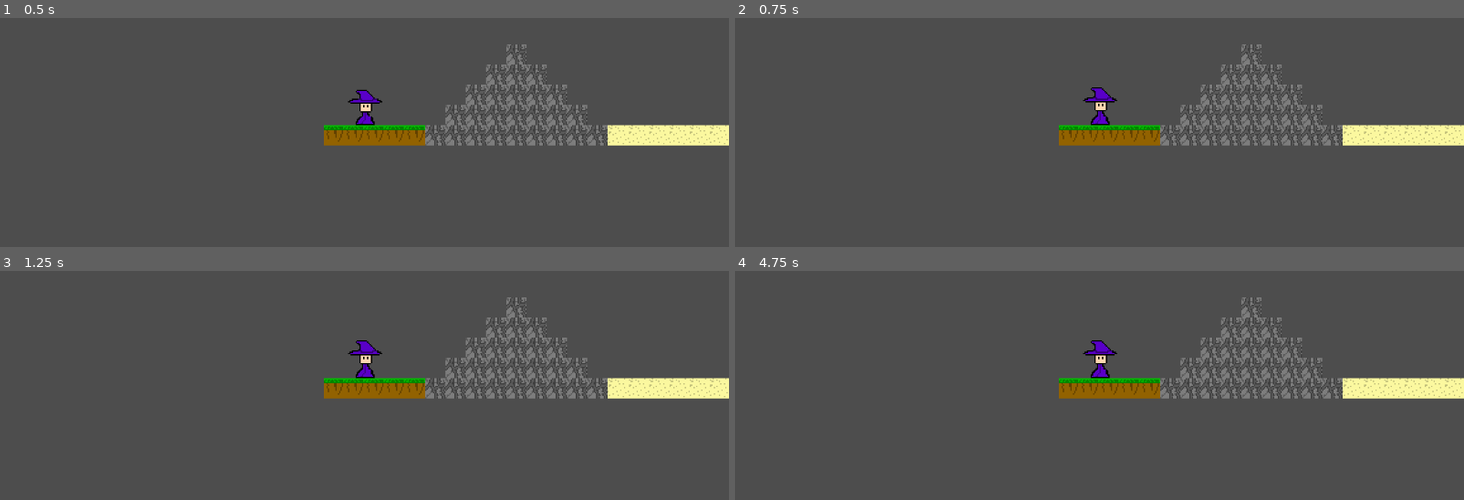
Above: before the commit, frames 1-4 (two rows, left to right).
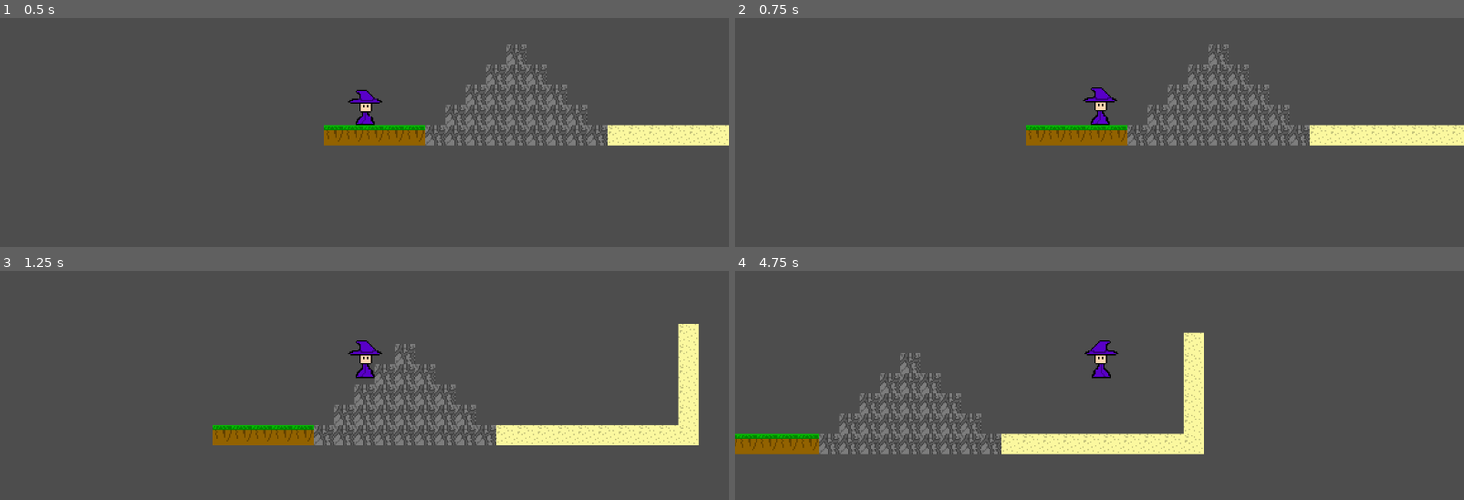
Above: after the commit, the same moments.

Repository: AbyssTrash/Shadow-Wizard-Money-Gang
Game: Godot game, scene res://Scenes/game.tscn
Two runs of this game, one before a commit and one after it. Both use one fixed random seed, a clock stepped at 60 frames per second and the inputs below.
Inputs:
- Up to frame 1 (0.5 s): no input
- Up to frame 2 (0.75 s): hold D (Move_Right) from 0.53 s (still down); tap F (fire) at 0.6 s
- Up to frame 3 (1.25 s): keep holding D (Move_Right); tap Space (Jump) at 0.77 s
- Up to frame 4 (4.75 s): tap Ctrl (Listen) at 1.35 s; tap Space (Jump) at 1.52, 3.02, 3.77, 4.52 s; tap F (fire) at 1.55, 2.1, 2.85, 3.8, 4.35 s; release D (Move_Right) at 2.03 s; hold A (Move_Left) 2.03-2.78 s; hold D (Move_Right) 2.78-4.28 s; hold Ctrl (Listen) 3.53-4.28 s; hold A (Move_Left) from 4.28 s (still down)

Frame 1 is identical in both runs. In frame 2, 4.7% of the frame differs, in the area x 39-100%, y 11-56%; in frame 3, 11%; in frame 4, 12%, in the area x 0-100%, y 11-81%.
Error before the commit: Parse Error: Invalid operands "Node" and "Vector2" for "*" operator. (res://Scripts/Player.gd:85)
Error after the commit: Invalid assignment of property or key 'velocity' with value of type 'Vector2' on a base object of type 'Node2D'. (res://Scripts/Player.gd:86)

Commit message:
chore: Remove unused fireball_scene variable and update fireball velocity

Diff:
--- a/Scenes/Player.tscn
+++ b/Scenes/Player.tscn
@@ -51,7 +51,6 @@
 
 [node name="Player" type="CharacterBody2D"]
 script = ExtResource("1_iovua")
-fireball_scene = null
 
 [node name="AnimatedSprite2D" type="AnimatedSprite2D" parent="."]
 sprite_frames = SubResource("SpriteFrames_5rwkn")
--- a/Scenes/fireball.tscn
+++ b/Scenes/fireball.tscn
@@ -22,7 +22,7 @@
 }],
 "loop": true,
 "name": &"shoot",
-"speed": 5.0
+"speed": 10.0
 }]
 
 [sub_resource type="CircleShape2D" id="CircleShape2D_e6tai"]
@@ -33,6 +33,7 @@
 [node name="AnimatedSprite2D" type="AnimatedSprite2D" parent="."]
 sprite_frames = SubResource("SpriteFrames_uoidk")
 animation = &"shoot"
+frame_progress = 0.551741
 
 [node name="CollisionShape2D" type="CollisionShape2D" parent="AnimatedSprite2D"]
 position = Vector2(4, 0)
--- a/Scenes/game.tscn
+++ b/Scenes/game.tscn
@@ -30,7 +30,6 @@
 
 [node name="Player" parent="." instance=ExtResource("2_hxwj2")]
 position = Vector2(1, -16)
-fireball_scene = null
 
 [node name="Camera2D" type="Camera2D" parent="Player"]
 position = Vector2(-1, 16)
--- a/Scripts/Player.gd
+++ b/Scripts/Player.gd
@@ -68,9 +68,9 @@
 		print(keystrokes)
 		cast_spell()
 func cast_spell():
-	if keystrokes.size() > 0 and keystrokes.size() < 6:
+	if keystrokes.size() > 0 and keystrokes.size() <= 6:
 		print("Casting spell with keystrokes: ", keystrokes)
-		keystrokes.clear()
+		#keystrokes.clear()
 	if keystrokes[0] == "Up" and keystrokes[1] == "Up":
 		print("Casting Fireball!")
 		shoot_fireball()
@@ -82,8 +82,8 @@
 func shoot_fireball():
 		var fireball = fireball_scene.instantiate()
 		fireball.position = position
-		fireball.direction = $AnimatedSprite2D * Vector2.RIGHT  # Assuming the player faces right with positive scale
-		fireball.speed = Vector2(500, 0) # Set the initial velocity of the fireball
+		#fireball.direction = $AnimatedSprite2D * Vector2.RIGHT  # Assuming the player faces right with positive scale
+		fireball.velocity = Vector2(500, 0) # Set the initial velocity of the fireball
 		get_parent().add_child(fireball)
 		print("Fireball shot!")
 #TODO Add the fireball to the scene
--- a/Scripts/fireball.gd
+++ b/Scripts/fireball.gd
@@ -6,7 +6,6 @@
 func _ready():
 	set_process(true)
 	get_tree().create_timer(lifetime)
-	queue_free()
 
 func _process(delta):
 	position += velocity * delta
Not shown, removed: Scenes/placeholder.ph
